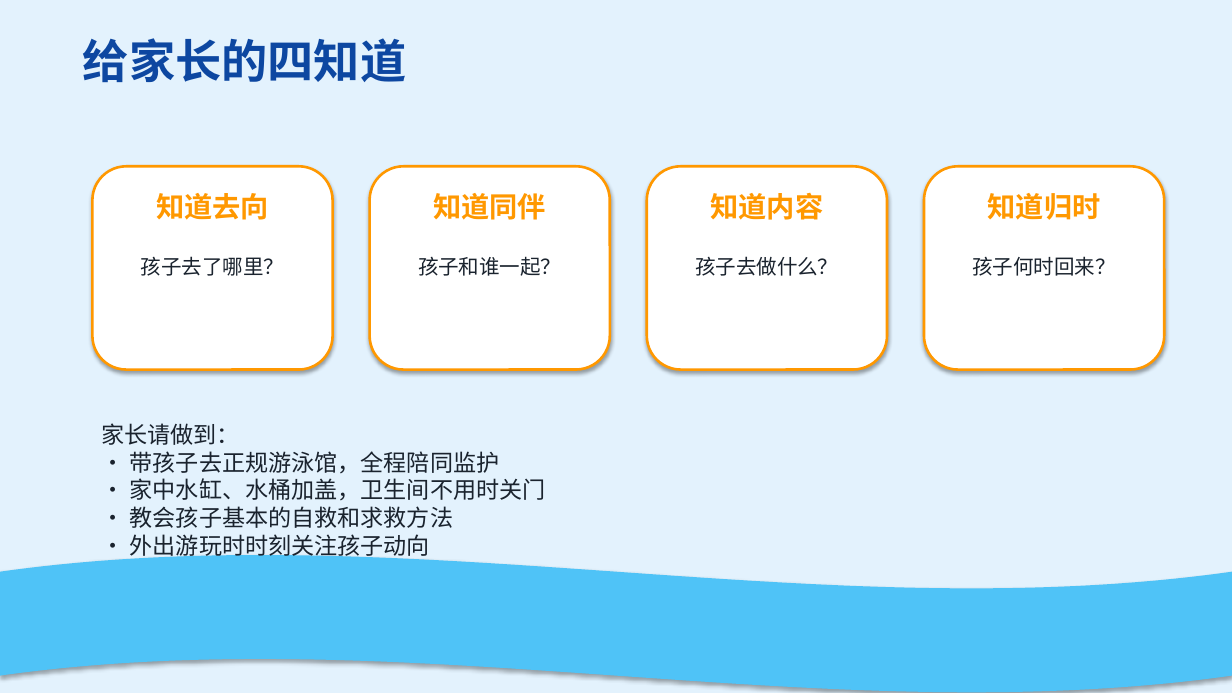
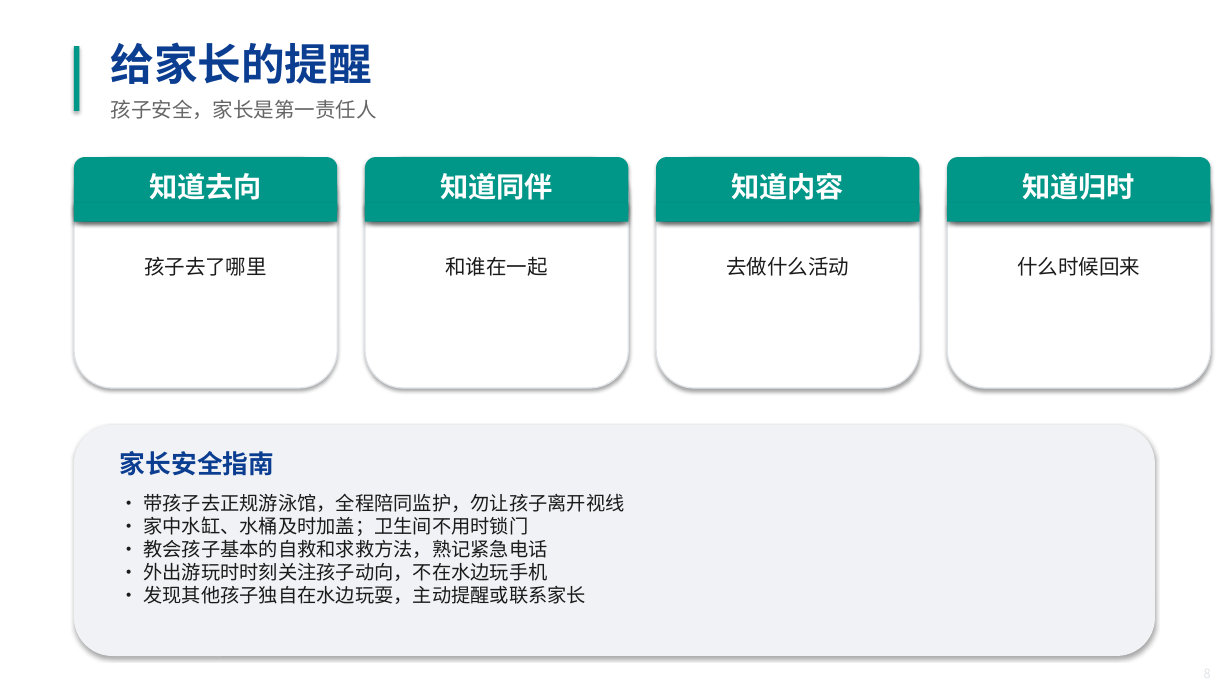
Before and after one commit to ljh010704/test-git-link, a slide deck: slide 8 of 暑假防溺水安全教育.pptx. Drawn at 1232x693 pixels with LibreOffice and Linux fonts; fonts in the diff are those of the drawing. Boxes give left, top, right and bottom in pixels: in the first picture for what was removed or moved away, otherwise in the second. Text is boxed around its words. In the diff, an @@ line names an element or a change of style, - is before the commit and + after.

```diff
--- a/暑假防溺水安全教育.pptx
+++ b/暑假防溺水安全教育.pptx
@@ background #E3F2FD to #FFFFFF @@
@@ rectangle added at bbox=[74, 46, 79, 111], fill #009688 @@
@@ text at bbox=[111, 42, 372, 84]: text changed; size 36 to 34 pt; text colour #0D47A1 to #0B3D91 @@
-给家长的四知道
+给家长的提醒
@@ text added at bbox=[111, 99, 377, 119], 16 pt, text #666666 @@
+孩子安全，家长是第一责任人
@@ rounded rectangle: place and size @@
-rounded rectangle at bbox=[92, 166, 333, 370]
+rounded rectangle at bbox=[74, 157, 337, 388]
@@ rounded rectangle added at bbox=[74, 157, 337, 222], fill #009688 @@
@@ text "知道去向": place and size @@
-text "知道去向" at bbox=[156, 193, 269, 220]
+text "知道去向" at bbox=[149, 173, 262, 200]
@@ rounded rectangle: place and size @@
-rounded rectangle at bbox=[370, 166, 610, 370]
+rounded rectangle at bbox=[365, 157, 628, 388]
@@ rounded rectangle added at bbox=[365, 157, 628, 222], fill #009688 @@
@@ text "知道同伴": place and size @@
-text "知道同伴" at bbox=[433, 193, 546, 220]
+text "知道同伴" at bbox=[440, 173, 553, 200]
@@ rounded rectangle: place and size @@
-rounded rectangle at bbox=[647, 166, 887, 370]
+rounded rectangle at bbox=[656, 157, 920, 388]
@@ rounded rectangle added at bbox=[656, 157, 920, 222], fill #009688 @@
@@ text "知道内容": place and size @@
-text "知道内容" at bbox=[711, 193, 824, 220]
+text "知道内容" at bbox=[731, 173, 844, 200]
@@ outline #FF9800 2 pt to #E0E4E8 1 pt in 4 elements at bbox=[74, 157, 337, 388], bbox=[365, 157, 628, 388], bbox=[656, 157, 920, 388], bbox=[947, 157, 1211, 388] @@
@@ rounded rectangle: place and size @@
-rounded rectangle at bbox=[924, 166, 1165, 370]
+rounded rectangle at bbox=[947, 157, 1211, 388]
@@ rounded rectangle added at bbox=[947, 157, 1211, 222], fill #009688 @@
@@ text colour #FF9800 to #FFFFFF in 4 elements at bbox=[149, 173, 262, 200], bbox=[440, 173, 553, 200], bbox=[731, 173, 844, 200], bbox=[1022, 173, 1135, 200] @@
@@ text "知道归时": place and size @@
-text "知道归时" at bbox=[988, 193, 1101, 220]
+text "知道归时" at bbox=[1022, 173, 1135, 200]
@@ rectangle added at bbox=[74, 203, 337, 222], fill #009688 @@
@@ rectangle added at bbox=[365, 203, 628, 222], fill #009688 @@
@@ rectangle added at bbox=[656, 203, 920, 222], fill #009688 @@
@@ rectangle added at bbox=[947, 203, 1211, 222], fill #009688 @@
@@ text at bbox=[144, 256, 267, 276]: text changed; text colour #1A232E to #1B1B1B @@
-孩子去了哪里？
+孩子去了哪里
@@ text at bbox=[445, 256, 547, 276]: text changed; text colour #1A232E to #1B1B1B @@
-孩子和谁一起？
+和谁在一起
@@ text at bbox=[726, 256, 849, 276]: text changed; text colour #1A232E to #1B1B1B @@
-孩子去做什么？
+去做什么活动
@@ text at bbox=[1017, 256, 1140, 276]: text changed; text colour #1A232E to #1B1B1B @@
-孩子何时回来？
+什么时候回来
@@ rounded rectangle added at bbox=[74, 425, 1155, 656], fill #F0F2F5 @@
@@ text at bbox=[120, 451, 624, 604]: text changed; size 18 to 15 pt; text colour #1A232E to #1B1B1B @@
-家长请做到：
-• 带孩子去正规游泳馆，全程陪同监护
-• 家中水缸、水桶加盖，卫生间不用时关门
-• 教会孩子基本的自救和求救方法
-• 外出游玩时时刻关注孩子动向
+家长安全指南
+• 带孩子去正规游泳馆，全程陪同监护，勿让孩子离开视线
+• 家中水缸、水桶及时加盖；卫生间不用时锁门
+• 教会孩子基本的自救和求救方法，熟记紧急电话
+• 外出游玩时时刻关注孩子动向，不在水边玩手机
+• 发现其他孩子独自在水边玩耍，主动提醒或联系家长
@@ wave removed at bbox=[0, 555, 1232, 693] @@
```
Also in this commit, not shown: 8 other slides changed, 1 slide added, 1 other file.
